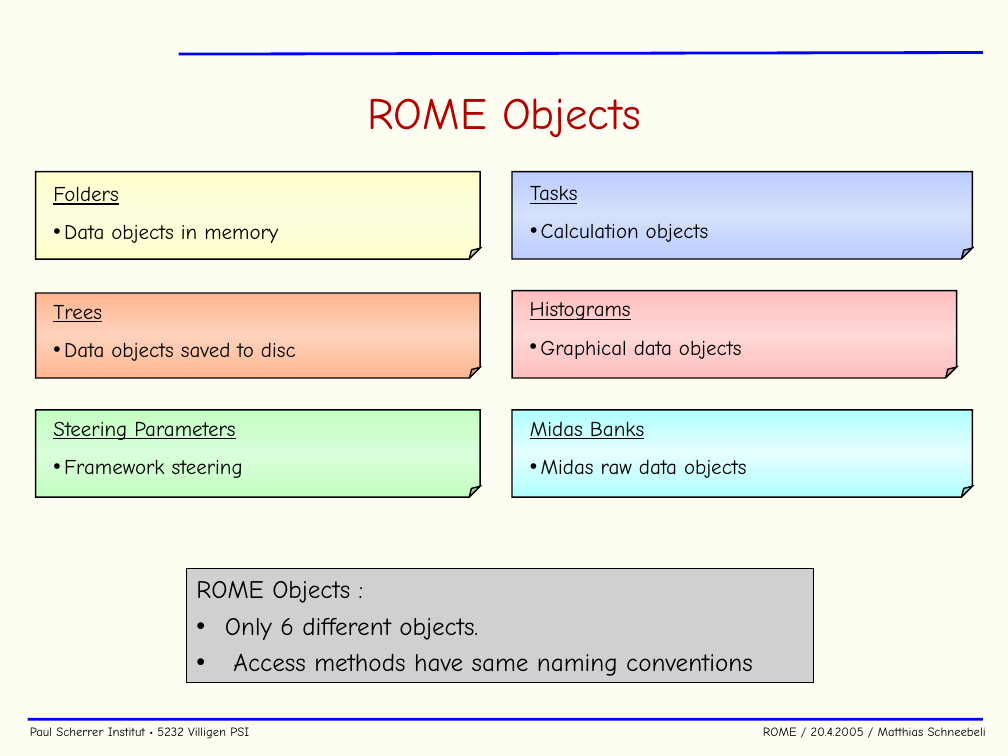
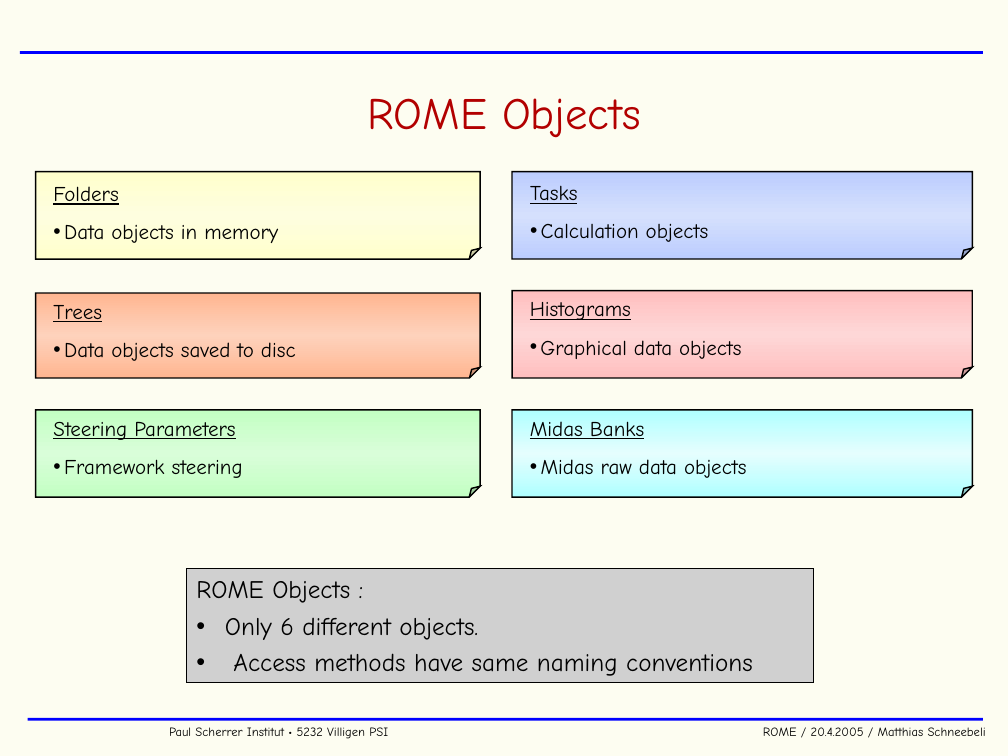
Before and after one commit to cjpl/rome, a slide deck: slide 14 of documentation/ROME.ppt. Drawn at 1008x756 pixels with LibreOffice and Linux fonts; fonts in the diff are those of the drawing; grey boxes stand for pictures; background and template pictures are left out. Boxes give left, top, right and bottom in pixels: in the first picture for what was removed or moved away, otherwise in the second. Text is boxed around its words. In the diff, an @@ line names an element or a change of style, - is before the commit and + after.

```diff
--- a/documentation/ROME.ppt
+++ b/documentation/ROME.ppt
@@ line moved from (178, 54) - (983, 52) to (20, 52) - (983, 52) @@
@@ folded corner: place and size @@
-folded corner at box(512, 290, 957, 378)
+folded corner at box(512, 290, 973, 378)
@@ text "Paul Scherrer Institut • 5232 ..." rewrapped from box(30, 727, 986, 739) to box(169, 727, 986, 739) @@
```
Also in this commit, not shown: 54 other slides changed, 1 slide added, 6 other files.
